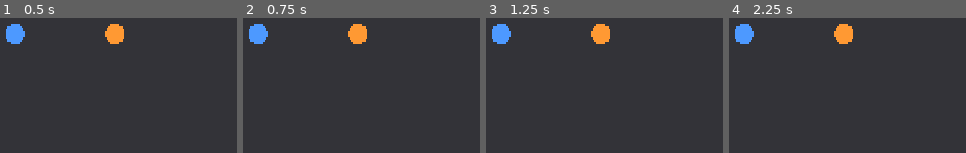
Above: before the commit, frames 1-4 (left to right).
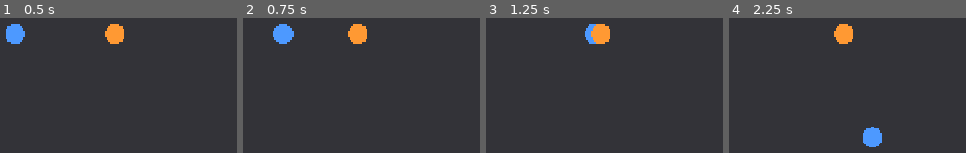
Above: after the commit, the same moments.

Repository: suutukuru/bind-run
Game: Godot game, scene res://scenes/main/main.tscn
Same seed, same stepped clock (60 frames per second), same inputs: the game is played once before the commit and once after it.
Inputs:
- Up to frame 1 (0.5 s): no input
- Up to frame 2 (0.75 s): tap Enter at 0.5 s; hold D (a_right) from 0.53 s (still down)
- Up to frame 3 (1.25 s): keep holding D (a_right)
- Up to frame 4 (2.25 s): release D (a_right) at 1.28 s; hold S (a_down) 1.28-2.03 s; hold D (a_right) from 2.03 s (still down)

Frame 1 is identical in both runs. In frame 2, 2.0% of the frame differs, in the area x 2-22%, y 4-20%; in frame 3, 1.4%; in frame 4, 2.0%.

Commit message:
KeyboardMoveInput: resolve target from a NodePath in _ready
Typed node exports of script classes were not resolved from the scene.
Matches the detailed design (target_path) and how Rope finds its members.

Co-Authored-By: Claude Sonnet 5.5 <noreply@anthropic.com>
Claude-Session: https://claude.ai/code/session_01FmuN5U8N5hun1pocAD6Yrf

Diff:
--- a/scenes/main/main.tscn
+++ b/scenes/main/main.tscn
@@ -19,12 +19,12 @@
 
 [node name="InputA" type="Node" parent="."]
 script = ExtResource("3_keyboard")
-target = NodePath("../CharacterA")
+target_path = NodePath("../CharacterA")
 action_prefix = "a"
 
 [node name="InputB" type="Node" parent="."]
 script = ExtResource("3_keyboard")
-target = NodePath("../CharacterB")
+target_path = NodePath("../CharacterB")
 action_prefix = "b"
 
 [node name="Rope" parent="." instance=ExtResource("4_rope")]
--- a/scripts/input/keyboard_move_input.gd
+++ b/scripts/input/keyboard_move_input.gd
@@ -3,13 +3,22 @@
 ## キーボードの入力を、対象キャラの move_intent に書き込む。
 ## action_prefix が "a" なら a_left / a_right / a_up / a_down を読む。
 
-@export var target: Character
+@export var target_path: NodePath
 @export var action_prefix: String = "a"
+
+## 動かす対象。target_path から _ready で解決する（Rope と同じ方式）
+var target: Character
 
 
 func _init() -> void:
 	# 入力 → キャラの移動 → 紐の補正、の順で処理するため、キャラ（0）より先に動かす
 	process_priority = -10
+
+
+func _ready() -> void:
+	target = get_node_or_null(target_path) as Character
+	if target == null:
+		push_error("KeyboardMoveInput: 対象が見つかりません: %s" % target_path)
 
 
 func _physics_process(_delta: float) -> void:
